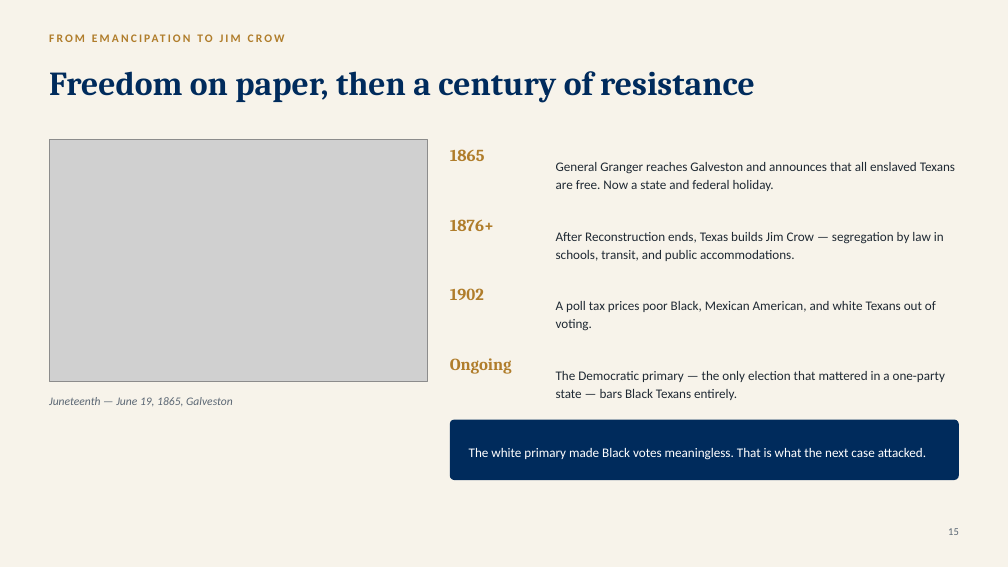
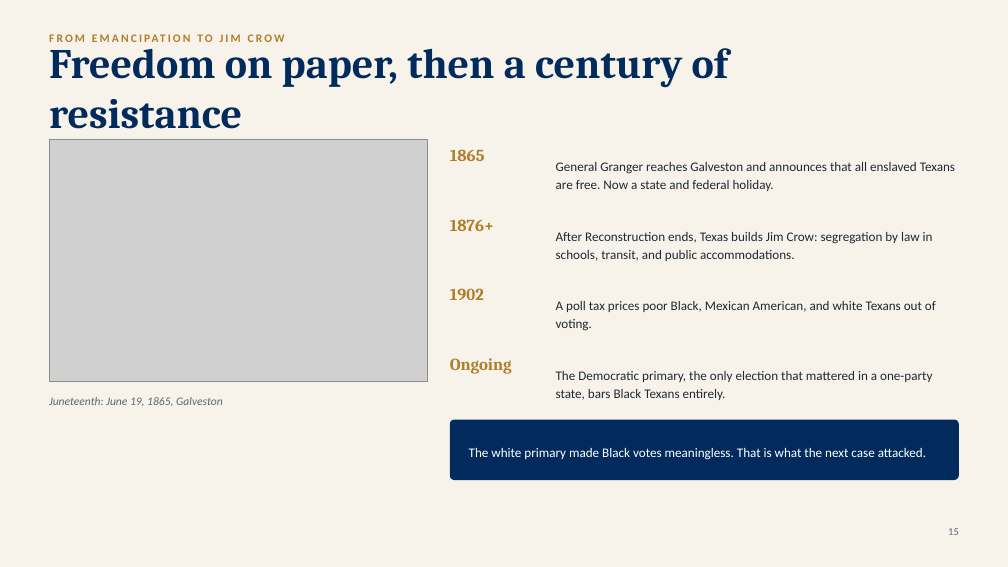
Before and after one commit to ProfessorJaredAlanStewart/texas-govt-modules, a slide deck: slide 16 of slides/Chapter 16 - Civil Liberties and Civil Rights (Lecture Deck).pptx. Drawn at 1008x567 pixels with LibreOffice and Linux fonts; fonts in the diff are those of the drawing; grey boxes stand for pictures. Boxes give left, top, right and bottom in pixels: in the first picture for what was removed or moved away, otherwise in the second. Text is boxed around its words. In the diff, an @@ line names an element or a change of style, - is before the commit and + after.

```diff
--- a/slides/Chapter 16 - Civil Liberties and Civil Rights (Lecture Deck).pptx
+++ b/slides/Chapter 16 - Civil Liberties and Civil Rights (Lecture Deck).pptx
@@ text "Freedom on paper, then a ..." at (x1=49, y1=39, x2=728, y2=129): size 32 to 40 pt @@
@@ text at (x1=556, y1=232, x2=933, y2=261): text changed @@
-After Reconstruction ends, Texas builds Jim Crow — segregation by law in schools, transit, and public accommodations.
+After Reconstruction ends, Texas builds Jim Crow: segregation by law in schools, transit, and public accommodations.
@@ text at (x1=556, y1=371, x2=932, y2=400): text changed @@
-The Democratic primary — the only election that mattered in a one-party state — bars Black Texans entirely.
+The Democratic primary, the only election that mattered in a one-party state, bars Black Texans entirely.
@@ text at (x1=49, y1=397, x2=223, y2=406): text changed @@
-Juneteenth — June 19, 1865, Galveston
+Juneteenth: June 19, 1865, Galveston
```
Also in this commit, not shown: 25 other slides changed, 1 other file.
